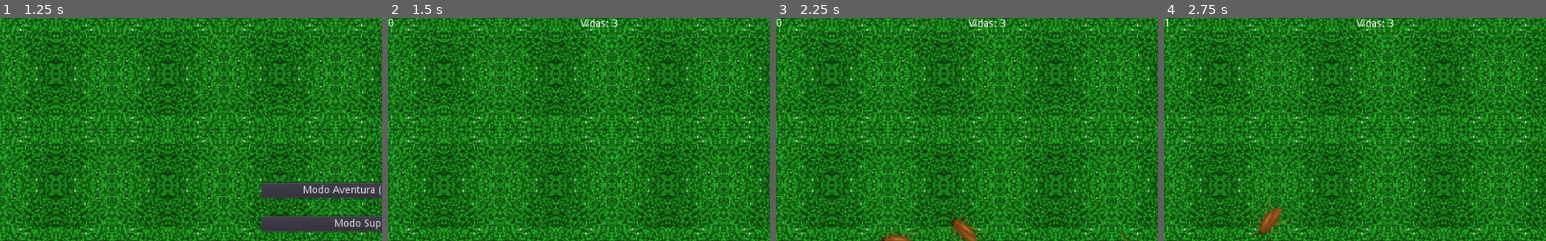
Above: before the commit, frames 1-4 (left to right).
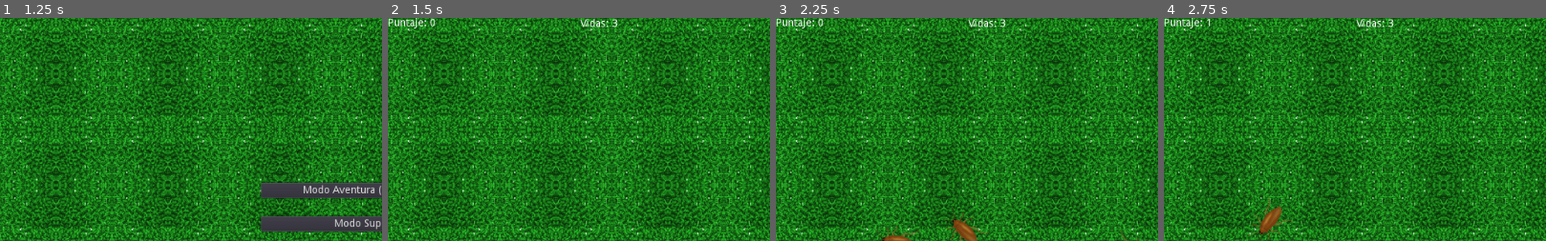
Above: after the commit, the same moments.

Repository: nourthe/nombres
Game: Godot game, scene res://intro.tscn
The game is run twice, just before and just after one commit, with the same random seed, the same clock (stepped at 60 frames per second) and the same inputs.
Inputs:
- Up to frame 1 (1.25 s): tap Enter at 0.5 s; hold Right (pj_right) from 0.53 s (still down)
- Up to frame 2 (1.5 s): release Right (pj_right) at 1.25 s; click "Modo Supervivencia" at 1.25 s
- Up to frame 3 (2.25 s): hold Down (pj_down) from 2.03 s (still down)
- Up to frame 4 (2.75 s): keep holding Down (pj_down)
The pictures show only the part of the screen within x 0-50%, y 0-50%; the shares and areas given below are measured in that part.

Frame 1 is identical in both runs. In frame 2, 0.2% of the frame differs, in the area x 0-13%, y 0-5%; in frame 3, 0.2%; in frame 4, 0.2%.

Commit message:
Añadido 'puntaje' al Label  de puntos

Diff:
--- a/escenas/supervivencia.tscn
+++ b/escenas/supervivencia.tscn
@@ -6,7 +6,6 @@
 [ext_resource path="res://src/personaje.gd" type="Script" id=4]
 [ext_resource path="res://objects/insecto.tscn" type="PackedScene" id=5]
 [ext_resource path="res://src/pause_popup.gd" type="Script" id=6]
-
 
 [node name="Juego" type="Node"]
 script = ExtResource( 1 )
--- a/src/supervivencia.gd
+++ b/src/supervivencia.gd
@@ -20,7 +20,7 @@
 		gameOver()
 
 func actualizarTextos():
-	$textos/puntos.set_text(String(jugador.get_puntos()))
+	$textos/puntos.set_text("Puntaje: " + String(jugador.get_puntos()))
 	$textos/vidas.set_text("Vidas: " + String(jugador.vidas))
 
 
